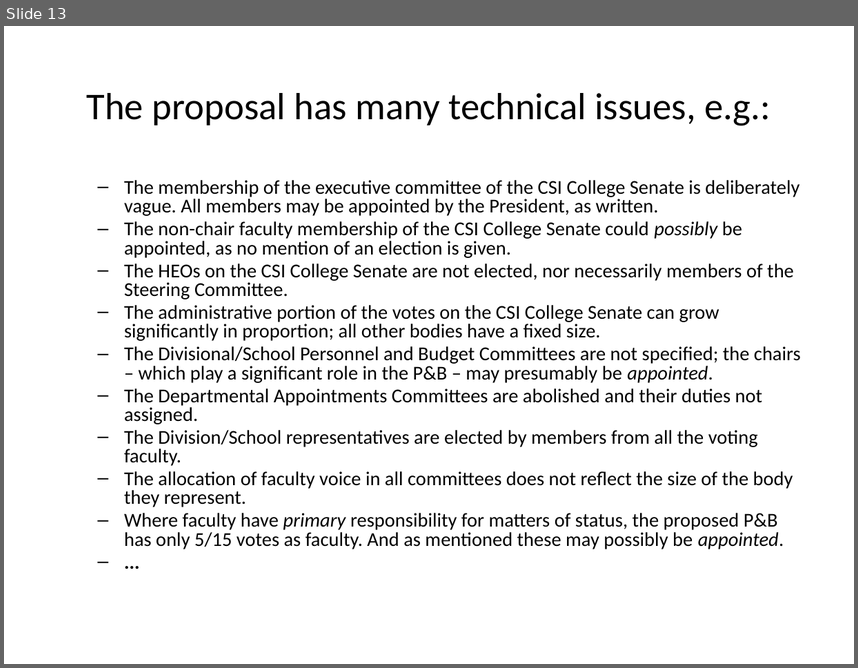
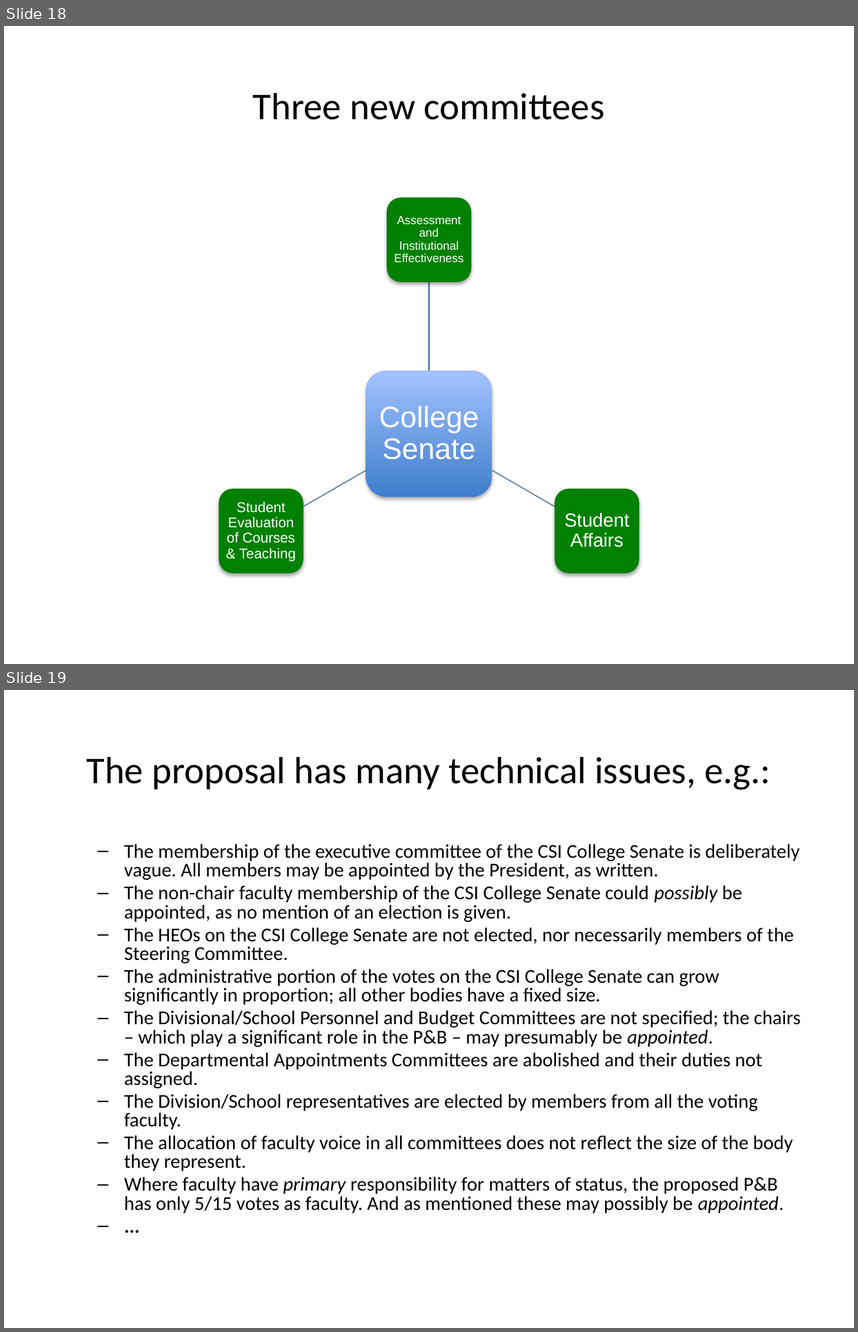
Before and after one commit to csi-covid19/csi-covid19.github.io, a slide deck: CCFS/Mar-SpecialMeeting/Proposed-changes.pptx. Shown one above the other, each under a label of ours: slide 13 before the commit, slides 18 and 19 after it. The pictures are 858x668 and 858x1332 pixels, drawn with LibreOffice and Linux fonts; fonts in the diff are those of the drawing. Boxes give left, top, right and bottom in pixels: in the first picture for what was removed or moved away, otherwise in the second. Text is boxed around its words. In the diff, an @@ line names an element or a change of style, - is before the commit and + after.

```diff
--- a/CCFS/Mar-SpecialMeeting/Proposed-changes.pptx
+++ b/CCFS/Mar-SpecialMeeting/Proposed-changes.pptx
@@ slide 18 added at (4, 26, 854, 664), background #FFFFFF @@
@@ title added at (253, 93, 605, 120), 32 pt, text #000000 @@
+Three new committees
@@ group added at (219, 198, 639, 572): 4 rounded rectangles, 4 texts, 3 freeform shapes @@
+College Senate
+Assessment and Institutional Effectiveness
+Student Affairs
+Student Evaluation of Courses & Teaching
@@ what was slide 13 is now slide 19 @@
```
Also in this commit, not shown: 5 other slides added.
